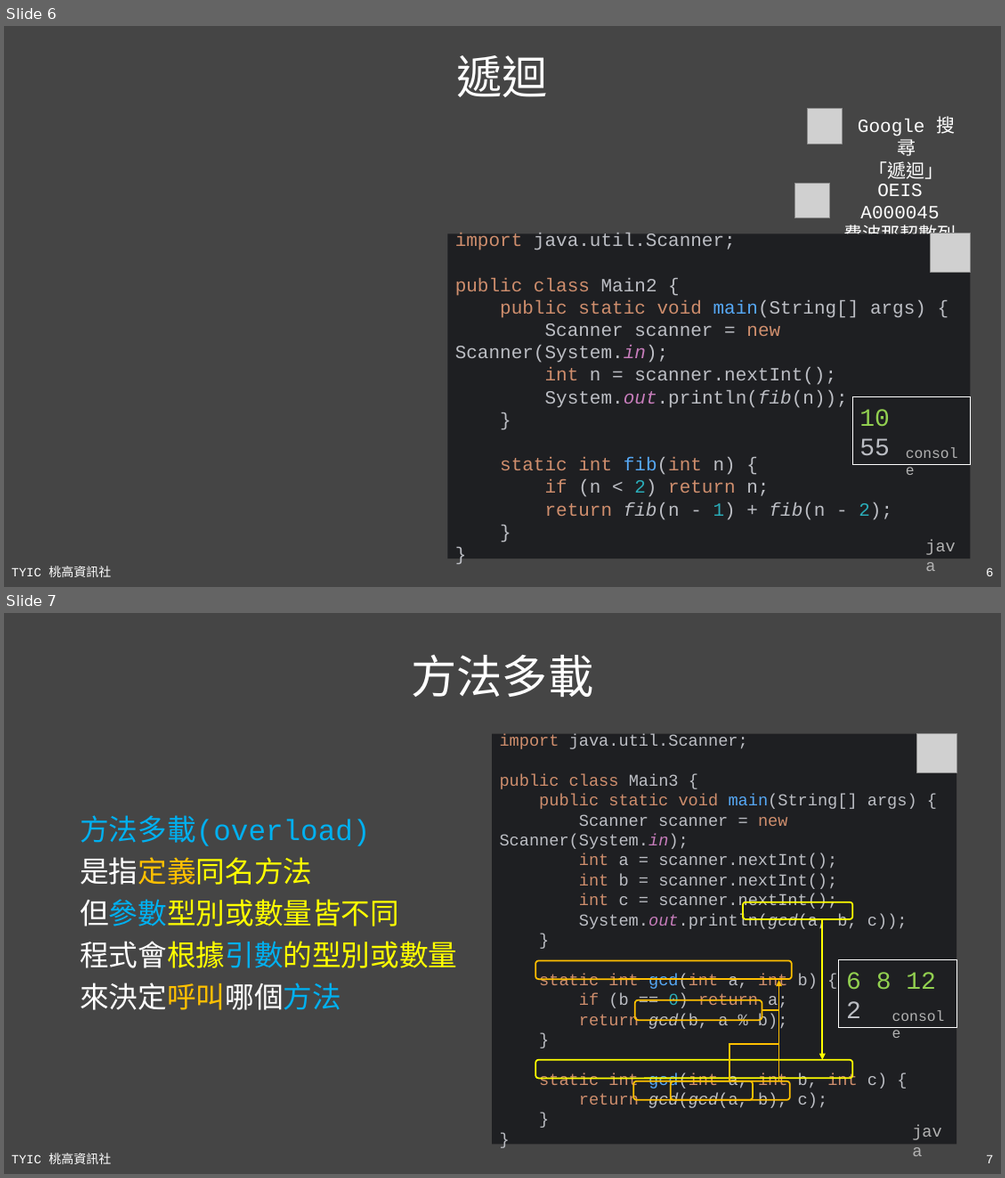
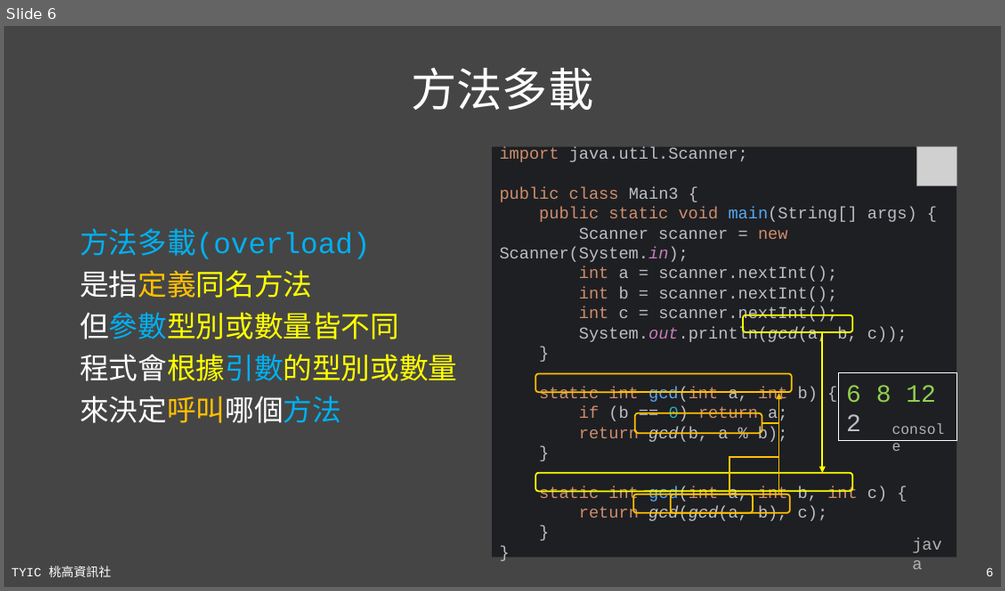
Before and after one commit to TYSHIC/slides, a slide deck: ppt/07_靜態成員.pptx. Shown one above the other, each under a label of ours: slides 6 and 7 before the commit, slide 6 after it. The pictures are 1005x1178 and 1005x591 pixels, drawn with LibreOffice and Linux fonts; fonts in the diff are those of the drawing; grey boxes stand for pictures. Boxes give left, top, right and bottom in pixels: in the first picture for what was removed or moved away, otherwise in the second. Text is boxed around its words. In the diff, an @@ line names an element or a change of style, - is before the commit and + after.

```diff
--- a/ppt/07_靜態成員.pptx
+++ b/ppt/07_靜態成員.pptx
@@ slide 6 removed at [4,26,1001,587], background #454545; not listed: 2 template elements that a slide beside it also shows @@
@@ title removed at [457,55,549,97] @@
-遞迴
@@ picture removed at [807,108,842,143] @@
@@ text removed at [858,116,955,179] @@
-Google 搜尋
-「遞迴」
@@ picture removed at [794,183,830,218] @@
@@ text removed at [844,184,956,245] @@
-OEIS A000045
-費波那契數列
@@ group removed at [447,233,971,559]: 2 rectangles, 2 texts, 1 picture @@
-import java.util.Scanner;
-public class Main2 {
-public static void main(String[] args) {
-Scanner scanner = new Scanner(System.in);
-int n = scanner.nextInt();
-System.out.println(fib(n));
-}
-static int fib(int n) {
-if (n < 2) return n;
-return fib(n - 1) + fib(n - 2);
-}
-}
-10
-55
-console
-java
@@ what was slide 7 is now slide 6 @@
@@ page number at [986,567,993,576]: text changed @@
-7
+6
```
Also in this commit, not shown: 4 slides changed, 24 other files.
